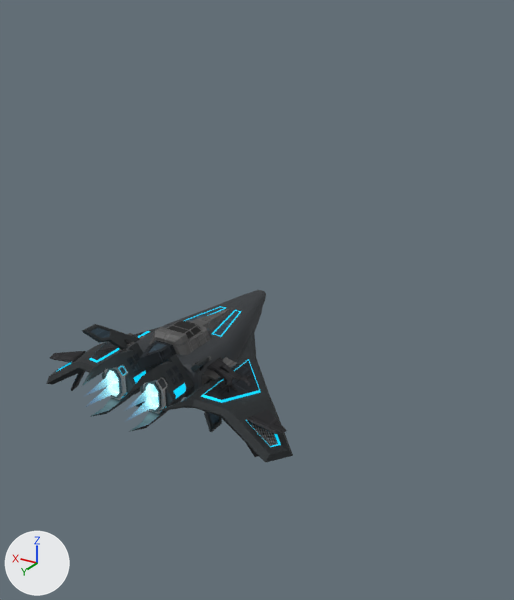
One commit to the glTF model gfx/ship3d/Virtuosity/virtuosity.gltf: the scene before it, then after it.
Camera for both pictures: a 50 mm camera at (-10.95, 14.32, 9.35) aimed at (-1.46, -1.5, 1.44). The lights are fixed; the arrows at lower left show +X, +Y and +Z. Where no turn or scale is listed for an object, it has been applied to the vertices.

Names of what the first picture shows: 'Engine.001', 'base_glow'.
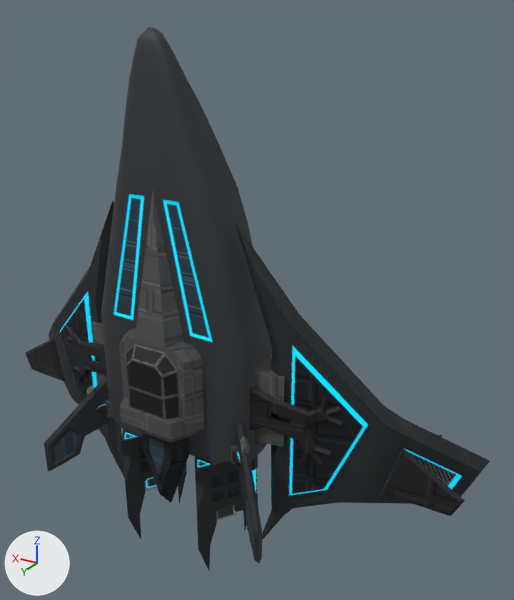
The edits, one by one:
Picture 'corvette05_emission' (img_corvette05_emission) is new.
Material 'base' (mat_base) is new.
Uses the picture img_corvette05_diffuse.
Uses the picture img_corvette05_emission.
Uses the picture img_corvette05_normal.
Mesh me_base_1 is new.
It has 1367 vertices, 2722 faces and spans x -8.1..8.1, y -3.0..2.2, z -6.5..8.7.
It uses material mat_base.
Object 'Engine.001' (ob_engine_001) is deleted.
Object 'base_glow' (ob_base_glow) now shows me_base_1 instead of me_base_001.

Boxes (x1, y1, x2, y2) around the edits, measured in the pictures (514 x 600 px):
'base_glow', reshaped (88% wider, 214% taller)
    before: (46, 290, 293, 462)
    after: (25, 27, 490, 570)
'Engine.001', deleted
    before: (110, 371, 158, 407)
